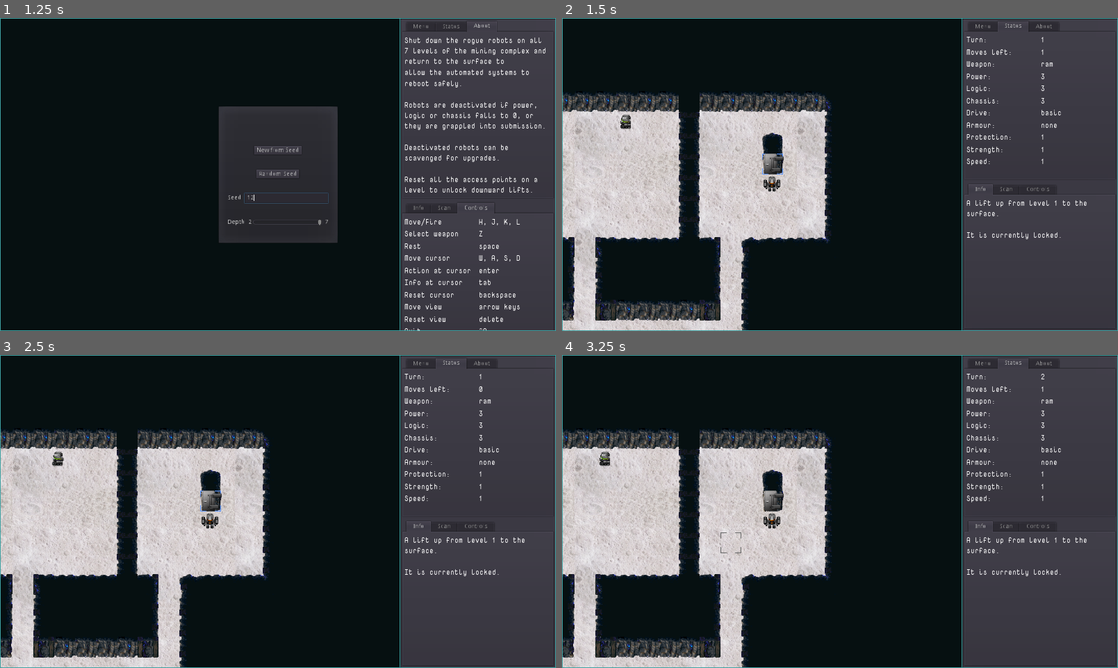
Above: before the commit, frames 1-4 (two rows, left to right).
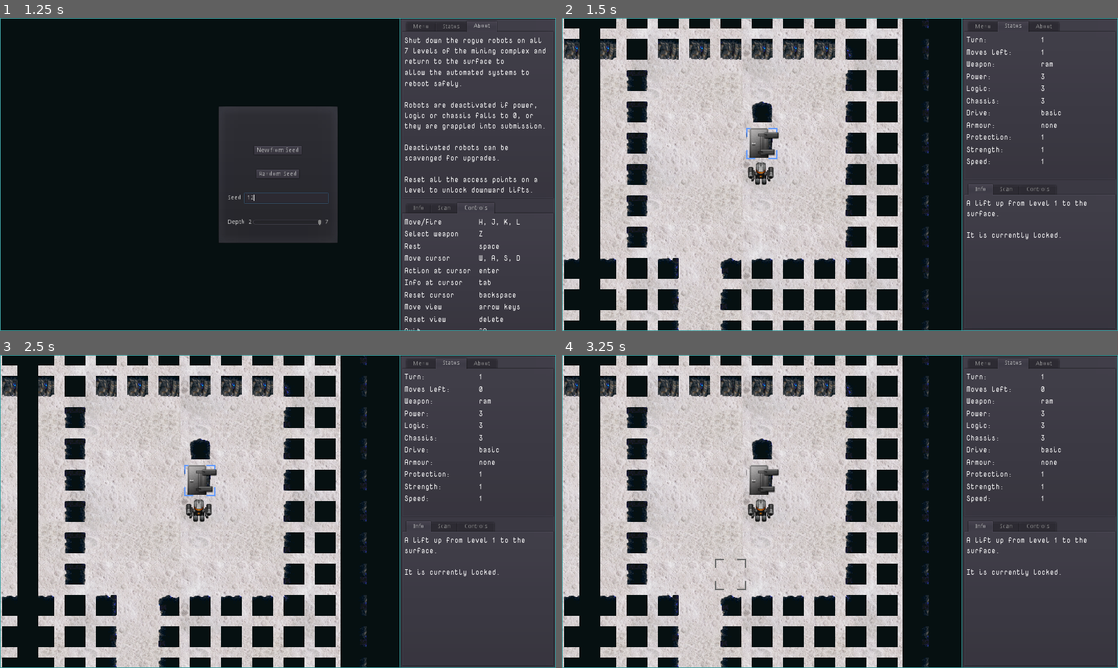
Above: after the commit, the same moments.

Repository: sarrowsmith/quasidroid
Game: Godot game, scene res://Main.tscn
The game is run twice, just before and just after one commit, with the same random seed, the same clock (stepped at 60 frames per second) and the same inputs.
Inputs (mouse positions are in pixels of both pictures, inside the frame that each line leads up to):
- Up to frame 1 (1.25 s): click (289, 199) at 0.52 s; type "12" at 0.6 s
- Up to frame 2 (1.5 s): click "New from Seed" at 1.25 s
- Up to frame 3 (2.5 s): tap Enter at 2 s; move the mouse to (400, 495) at 2.02 s; tap R at 2.1 s; click (400, 495) at 2.17 s; tap Space at 2.27 s
- Up to frame 4 (3.25 s): move the mouse to (728, 527) at 2.77 s; hold S from 2.78 s (still down); tap Q at 2.85 s; tap Space at 3.02 s

Frame 1 is identical in both runs. In frame 2, 38% of the frame differs, in the area x 0-66%, y 0-100%; in frame 3, 38%; in frame 4, 38%, in the area x 0-87%, y 0-100%.

Commit message:
Rescale things to work on a 72x72 grid. Mostly just by sticking a 1.5 scale factor onto all sprites.

Diff:
--- a/Main.gd
+++ b/Main.gd
@@ -18,7 +18,7 @@
 
 func show_dialog(dialog):
 	world.set_visible(false)
-	view_to(half_view, 0)
+	view_to(half_view, Vector2.ZERO)
 	dialog.popup_centered()
 
 
@@ -50,7 +50,7 @@
 	for e in view_map:
 		if Input.is_action_pressed(e):
 			position += pan_speed * view_map[e]
-	view_to(position, 0)
+	view_to(position, Vector2.ZERO)
 	if world.target and world.turn > world.target:
 		timed_out()
 	if world.turn % 2:
@@ -130,10 +130,10 @@
 	view_to(player.position)
 
 
-func view_to(position, offset=180):
+func view_to(position, offset=Vector2(216, 36)):
 	$View.position = Vector2(
-		clamp(position.x + offset, 0, world_size.x),
-		clamp(position.y, 0, world_size.y))
+		clamp(position.x + offset.x, 0, world_size.x),
+		clamp(position.y + offset.y, 0, world_size.y))
 
 
 func load_game():
--- a/World.gd
+++ b/World.gd
@@ -2,7 +2,7 @@
 
 
 export(int) var world_seed
-export(Vector2) var world_size = Vector2(1440, 1440)
+export(Vector2) var world_size = Vector2(2160, 2160)
 export(int) var world_depth = 7
 export(NodePath) var upper_panel_path
 export(NodePath) var lower_panel_path
--- a/levels/AccessPoint.tscn
+++ b/levels/AccessPoint.tscn
@@ -4,6 +4,7 @@
 [ext_resource path="res://levels/AccessPoint.gd" type="Script" id=2]
 
 [node name="AccessPoint" type="Sprite"]
+scale = Vector2( 1.5, 1.5 )
 texture = ExtResource( 1 )
 centered = false
 script = ExtResource( 2 )
--- a/levels/Caves.tscn
+++ b/levels/Caves.tscn
@@ -5,8 +5,9 @@
 
 [node name="Caves" type="TileMap"]
 tile_set = ExtResource( 1 )
-cell_size = Vector2( 48, 48 )
+cell_size = Vector2( 72, 72 )
 cell_custom_transform = Transform2D( 0, 0, 0, 0, 0, 0 )
+centered_textures = true
 format = 1
 tile_data = PoolIntArray( 0, 0, 458754, 1, 0, 4, 2, 0, 327684, 3, 0, 4, 4, 0, 327684, 5, 0, 4, 6, 0, 4, 7, 0, 327684, 8 …(39190 unchanged characters)…
 script = ExtResource( 2 )
--- a/levels/Level.tscn
+++ b/levels/Level.tscn
@@ -18,10 +18,10 @@
 rooms = true
 
 [node name="Background" type="TextureRect" parent="."]
-margin_left = 48.0
-margin_top = 48.0
-margin_right = 1488.0
-margin_bottom = 1488.0
+margin_left = 72.0
+margin_top = 72.0
+margin_right = 2232.0
+margin_bottom = 2232.0
 texture = ExtResource( 1 )
 stretch_mode = 2
 script = ExtResource( 4 )
@@ -38,6 +38,7 @@
 
 [node name="Caves" parent="." instance=ExtResource( 5 )]
 visible = false
+cell_size = Vector2( 72, 72 )
 tile_data = PoolIntArray( 0, 0, 3, 1, 0, 4, 2, 0, 327684, 3, 0, 4, 4, 0, 4, 5, 0, 4, 6, 0, 327684, 7, 0, 327684, 8, 0,  …(11540 unchanged characters)…
 ground_chance = 56
 min_cave_size = 53
@@ -47,26 +48,31 @@
 
 [node name="Default" type="Sprite" parent="Cursor"]
 visible = false
+scale = Vector2( 1.5, 1.5 )
 texture = ExtResource( 6 )
 centered = false
 
 [node name="Move" type="Sprite" parent="Cursor"]
 visible = false
+scale = Vector2( 1.5, 1.5 )
 texture = ExtResource( 9 )
 centered = false
 
 [node name="Target" type="Sprite" parent="Cursor"]
 visible = false
+scale = Vector2( 1.5, 1.5 )
 texture = ExtResource( 8 )
 centered = false
 
 [node name="Info" type="Sprite" parent="Cursor"]
 visible = false
+scale = Vector2( 1.5, 1.5 )
 texture = ExtResource( 10 )
 centered = false
 
 [node name="Wall" type="Sprite" parent="Cursor"]
 visible = false
+scale = Vector2( 1.5, 1.5 )
 texture = ExtResource( 11 )
 centered = false
 [connection signal="click" from="Background" to="." method="_on_Background_click"]
--- a/levels/Lift.tscn
+++ b/levels/Lift.tscn
@@ -58,10 +58,12 @@
 script = ExtResource( 1 )
 
 [node name="Unlock" type="AnimatedSprite" parent="."]
+scale = Vector2( 1.5, 1.5 )
 frames = SubResource( 4 )
 centered = false
 
 [node name="Open" type="AnimatedSprite" parent="."]
 visible = false
+scale = Vector2( 1.5, 1.5 )
 frames = SubResource( 9 )
 centered = false
--- a/levels/Rooms.tscn
+++ b/levels/Rooms.tscn
@@ -5,8 +5,9 @@
 
 [node name="Rooms" type="TileMap"]
 tile_set = ExtResource( 1 )
-cell_size = Vector2( 48, 48 )
+cell_size = Vector2( 72, 72 )
 cell_custom_transform = Transform2D( 0, 0, 0, 0, 0, 0 )
+centered_textures = true
 format = 1
 tile_data = PoolIntArray( 262236, 0, 0 )
 script = ExtResource( 2 )
--- a/robots/Robots.tscn
+++ b/robots/Robots.tscn
@@ -1165,6 +1165,7 @@
 } ]
 
 [node name="Robots" type="Node2D"]
+scale = Vector2( 1.5, 1.5 )
 script = ExtResource( 33 )
 
 [node name="0" type="Node2D" parent="."]
@@ -1174,238 +1175,231 @@
 [node name="Down" type="AnimatedSprite" parent="0/Idle"]
 visible = false
 frames = SubResource( 9 )
+frame = 4
+playing = true
+centered = false
+
+[node name="Up" type="AnimatedSprite" parent="0/Idle"]
+visible = false
+frames = SubResource( 10 )
+playing = true
+centered = false
+
+[node name="Left" type="AnimatedSprite" parent="0/Idle"]
+visible = false
+frames = SubResource( 19 )
+frame = 1
+playing = true
+centered = false
+
+[node name="Right" type="AnimatedSprite" parent="0/Idle"]
+visible = false
+frames = SubResource( 28 )
+frame = 4
+playing = true
+centered = false
+
+[node name="Move" type="Node2D" parent="0"]
+
+[node name="Down" type="AnimatedSprite" parent="0/Move"]
+visible = false
+frames = SubResource( 33 )
+frame = 1
+playing = true
+centered = false
+
+[node name="Up" type="AnimatedSprite" parent="0/Move"]
+visible = false
+frames = SubResource( 38 )
+frame = 2
+playing = true
+centered = false
+
+[node name="Left" type="AnimatedSprite" parent="0/Move"]
+visible = false
+frames = SubResource( 42 )
+frame = 2
+playing = true
+centered = false
+
+[node name="Right" type="AnimatedSprite" parent="0/Move"]
+visible = false
+frames = SubResource( 46 )
+frame = 2
+playing = true
+centered = false
+
+[node name="2" type="Node2D" parent="."]
+
+[node name="Idle" type="Node2D" parent="2"]
+
+[node name="Down" type="AnimatedSprite" parent="2/Idle"]
+visible = false
+frames = SubResource( 55 )
+playing = true
+centered = false
+
+[node name="Up" type="AnimatedSprite" parent="2/Idle"]
+visible = false
+frames = SubResource( 56 )
+playing = true
+centered = false
+
+[node name="Left" type="AnimatedSprite" parent="2/Idle"]
+visible = false
+frames = SubResource( 65 )
+playing = true
+centered = false
+
+[node name="Right" type="AnimatedSprite" parent="2/Idle"]
+visible = false
+frames = SubResource( 74 )
+playing = true
+centered = false
+
+[node name="Move" type="Node2D" parent="2"]
+
+[node name="Down" type="AnimatedSprite" parent="2/Move"]
+visible = false
+frames = SubResource( 79 )
+playing = true
+centered = false
+
+[node name="Up" type="AnimatedSprite" parent="2/Move"]
+visible = false
+frames = SubResource( 84 )
+playing = true
+centered = false
+
+[node name="Left" type="AnimatedSprite" parent="2/Move"]
+visible = false
+frames = SubResource( 88 )
+frame = 1
+playing = true
+centered = false
+
+[node name="Right" type="AnimatedSprite" parent="2/Move"]
+visible = false
+frames = SubResource( 92 )
+frame = 1
+playing = true
+centered = false
+
+[node name="0-X" type="Node2D" parent="."]
+
+[node name="Idle" type="Node2D" parent="0-X"]
+
+[node name="Down" type="AnimatedSprite" parent="0-X/Idle"]
+visible = false
+frames = SubResource( 101 )
 frame = 5
 playing = true
 centered = false
 
-[node name="Up" type="AnimatedSprite" parent="0/Idle"]
-visible = false
-frames = SubResource( 10 )
-playing = true
-centered = false
-
-[node name="Left" type="AnimatedSprite" parent="0/Idle"]
-visible = false
-frames = SubResource( 19 )
+[node name="Up" type="AnimatedSprite" parent="0-X/Idle"]
+visible = false
+frames = SubResource( 102 )
+playing = true
+centered = false
+
+[node name="Left" type="AnimatedSprite" parent="0-X/Idle"]
+visible = false
+frames = SubResource( 111 )
 frame = 2
 playing = true
 centered = false
 
-[node name="Right" type="AnimatedSprite" parent="0/Idle"]
-visible = false
-frames = SubResource( 28 )
-frame = 5
-playing = true
-centered = false
-
-[node name="Move" type="Node2D" parent="0"]
-
-[node name="Down" type="AnimatedSprite" parent="0/Move"]
-visible = false
-frames = SubResource( 33 )
+[node name="Right" type="AnimatedSprite" parent="0-X/Idle"]
+visible = false
+frames = SubResource( 120 )
+frame = 4
+playing = true
+centered = false
+
+[node name="Move" type="Node2D" parent="0-X"]
+
+[node name="Down" type="AnimatedSprite" parent="0-X/Move"]
+visible = false
+frames = SubResource( 125 )
+playing = true
+centered = false
+
+[node name="Up" type="AnimatedSprite" parent="0-X/Move"]
+visible = false
+frames = SubResource( 130 )
+playing = true
+centered = false
+
+[node name="Left" type="AnimatedSprite" parent="0-X/Move"]
+visible = false
+frames = SubResource( 134 )
+frame = 1
+playing = true
+centered = false
+
+[node name="Right" type="AnimatedSprite" parent="0-X/Move"]
+visible = false
+frames = SubResource( 138 )
+frame = 1
+playing = true
+centered = false
+
+[node name="2-X" type="Node2D" parent="."]
+
+[node name="Idle" type="Node2D" parent="2-X"]
+
+[node name="Down" type="AnimatedSprite" parent="2-X/Idle"]
+visible = false
+frames = SubResource( 147 )
+frame = 4
+playing = true
+centered = false
+
+[node name="Up" type="AnimatedSprite" parent="2-X/Idle"]
+visible = false
+frames = SubResource( 148 )
+playing = true
+centered = false
+
+[node name="Left" type="AnimatedSprite" parent="2-X/Idle"]
+visible = false
+frames = SubResource( 157 )
 frame = 2
 playing = true
 centered = false
 
-[node name="Up" type="AnimatedSprite" parent="0/Move"]
-visible = false
-frames = SubResource( 38 )
+[node name="Right" type="AnimatedSprite" parent="2-X/Idle"]
+visible = false
+frames = SubResource( 166 )
 frame = 3
 playing = true
 centered = false
 
-[node name="Left" type="AnimatedSprite" parent="0/Move"]
-visible = false
-frames = SubResource( 42 )
-playing = true
-centered = false
-
-[node name="Right" type="AnimatedSprite" parent="0/Move"]
-visible = false
-frames = SubResource( 46 )
-playing = true
-centered = false
-
-[node name="2" type="Node2D" parent="."]
-
-[node name="Idle" type="Node2D" parent="2"]
-
-[node name="Down" type="AnimatedSprite" parent="2/Idle"]
-visible = false
-frames = SubResource( 55 )
+[node name="Move" type="Node2D" parent="2-X"]
+
+[node name="Down" type="AnimatedSprite" parent="2-X/Move"]
+visible = false
+frames = SubResource( 171 )
 frame = 1
 playing = true
 centered = false
 
-[node name="Up" type="AnimatedSprite" parent="2/Idle"]
-visible = false
-frames = SubResource( 56 )
-playing = true
-centered = false
-
-[node name="Left" type="AnimatedSprite" parent="2/Idle"]
-visible = false
-frames = SubResource( 65 )
+[node name="Up" type="AnimatedSprite" parent="2-X/Move"]
+visible = false
+frames = SubResource( 176 )
 frame = 1
 playing = true
 centered = false
 
-[node name="Right" type="AnimatedSprite" parent="2/Idle"]
-visible = false
-frames = SubResource( 74 )
-frame = 1
-playing = true
-centered = false
-
-[node name="Move" type="Node2D" parent="2"]
-
-[node name="Down" type="AnimatedSprite" parent="2/Move"]
-visible = false
-frames = SubResource( 79 )
-frame = 1
-playing = true
-centered = false
-
-[node name="Up" type="AnimatedSprite" parent="2/Move"]
-visible = false
-frames = SubResource( 84 )
-frame = 1
-playing = true
-centered = false
-
-[node name="Left" type="AnimatedSprite" parent="2/Move"]
-visible = false
-frames = SubResource( 88 )
-frame = 2
-playing = true
-centered = false
-
-[node name="Right" type="AnimatedSprite" parent="2/Move"]
-visible = false
-frames = SubResource( 92 )
-frame = 2
-playing = true
-centered = false
-
-[node name="0-X" type="Node2D" parent="."]
-
-[node name="Idle" type="Node2D" parent="0-X"]
-
-[node name="Down" type="AnimatedSprite" parent="0-X/Idle"]
-visible = false
-frames = SubResource( 101 )
-frame = 6
-playing = true
-centered = false
-
-[node name="Up" type="AnimatedSprite" parent="0-X/Idle"]
-visible = false
-frames = SubResource( 102 )
-playing = true
-centered = false
-
-[node name="Left" type="AnimatedSprite" parent="0-X/Idle"]
-visible = false
-frames = SubResource( 111 )
-frame = 3
-playing = true
-centered = false
-
-[node name="Right" type="AnimatedSprite" parent="0-X/Idle"]
-visible = false
-frames = SubResource( 120 )
-frame = 5
-playing = true
-centered = false
-
-[node name="Move" type="Node2D" parent="0-X"]
-
-[node name="Down" type="AnimatedSprite" parent="0-X/Move"]
-visible = false
-frames = SubResource( 125 )
-frame = 1
-playing = true
-centered = false
-
-[node name="Up" type="AnimatedSprite" parent="0-X/Move"]
-visible = false
-frames = SubResource( 130 )
-frame = 1
-playing = true
-centered = false
-
-[node name="Left" type="AnimatedSprite" parent="0-X/Move"]
-visible = false
-frames = SubResource( 134 )
-frame = 2
-playing = true
-centered = false
-
-[node name="Right" type="AnimatedSprite" parent="0-X/Move"]
-visible = false
-frames = SubResource( 138 )
-frame = 2
-playing = true
-centered = false
-
-[node name="2-X" type="Node2D" parent="."]
-
-[node name="Idle" type="Node2D" parent="2-X"]
-
-[node name="Down" type="AnimatedSprite" parent="2-X/Idle"]
-visible = false
-frames = SubResource( 147 )
-frame = 5
-playing = true
-centered = false
-
-[node name="Up" type="AnimatedSprite" parent="2-X/Idle"]
-visible = false
-frames = SubResource( 148 )
-playing = true
-centered = false
-
-[node name="Left" type="AnimatedSprite" parent="2-X/Idle"]
-visible = false
-frames = SubResource( 157 )
-frame = 3
-playing = true
-centered = false
-
-[node name="Right" type="AnimatedSprite" parent="2-X/Idle"]
-visible = false
-frames = SubResource( 166 )
-frame = 4
-playing = true
-centered = false
-
-[node name="Move" type="Node2D" parent="2-X"]
-
-[node name="Down" type="AnimatedSprite" parent="2-X/Move"]
-visible = false
-frames = SubResource( 171 )
-frame = 2
-playing = true
-centered = false
-
-[node name="Up" type="AnimatedSprite" parent="2-X/Move"]
-visible = false
-frames = SubResource( 176 )
-frame = 2
-playing = true
-centered = false
-
 [node name="Left" type="AnimatedSprite" parent="2-X/Move"]
 visible = false
 frames = SubResource( 180 )
-frame = 1
 playing = true
 centered = false
 
 [node name="Right" type="AnimatedSprite" parent="2-X/Move"]
 visible = false
 frames = SubResource( 184 )
-frame = 1
 playing = true
 centered = false
 
--- a/robots/Weapons.gd
+++ b/robots/Weapons.gd
@@ -8,12 +8,12 @@
 	Ram = ["ram", RAM, 1, 1],
 	Blade = ["thermal lance", BLADE, 1, 1],
 	Probe = ["logic probe", PROBE, 1, 0],
-	Plasma = ["plasma beam", BLADE, 6, 2],
-	Laser = ["laser", BLADE, 6, 2],
-	Dual = ["plasma barrage", BLADE, 6, 2],
-	Ion = ["ion cannon", RAM, 6, 3],
-	Projectile = ["rail gun", PROJECTILE, 6, 1],
-	EMP = ["EMP", EMP, 6, 3],
+	Plasma = ["plasma beam", BLADE, 5, 2],
+	Laser = ["laser", BLADE, 5, 2],
+	Dual = ["plasma barrage", BLADE, 5, 2],
+	Ion = ["ion cannon", RAM, 5, 3],
+	Projectile = ["rail gun", PROJECTILE, 5, 1],
+	EMP = ["EMP", EMP, 5, 3],
 }
 
 var location = Vector2.ZERO
--- a/robots/Weapons.tscn
+++ b/robots/Weapons.tscn
@@ -6,6 +6,7 @@
 [ext_resource path="res://robots/Weapons.gd" type="Script" id=4]
 
 [node name="Weapons" type="Node2D"]
+scale = Vector2( 1.5, 1.5 )
 script = ExtResource( 4 )
 
 [node name="Dual" parent="." instance=ExtResource( 1 )]
